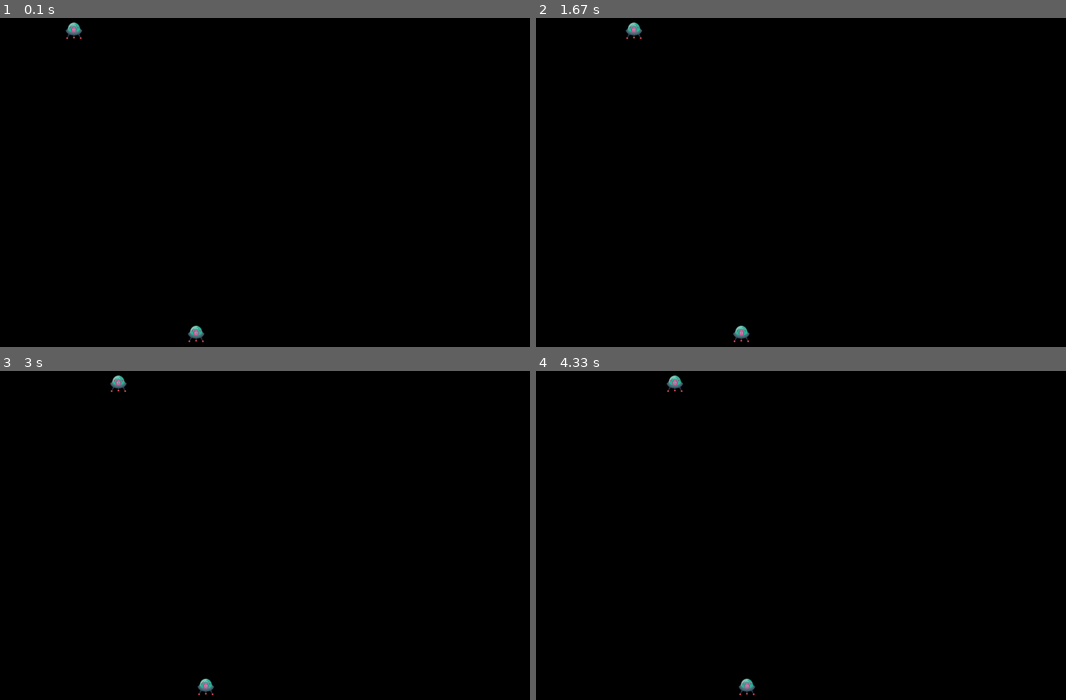
Above: before the commit, frames 1-4 (two rows, left to right).
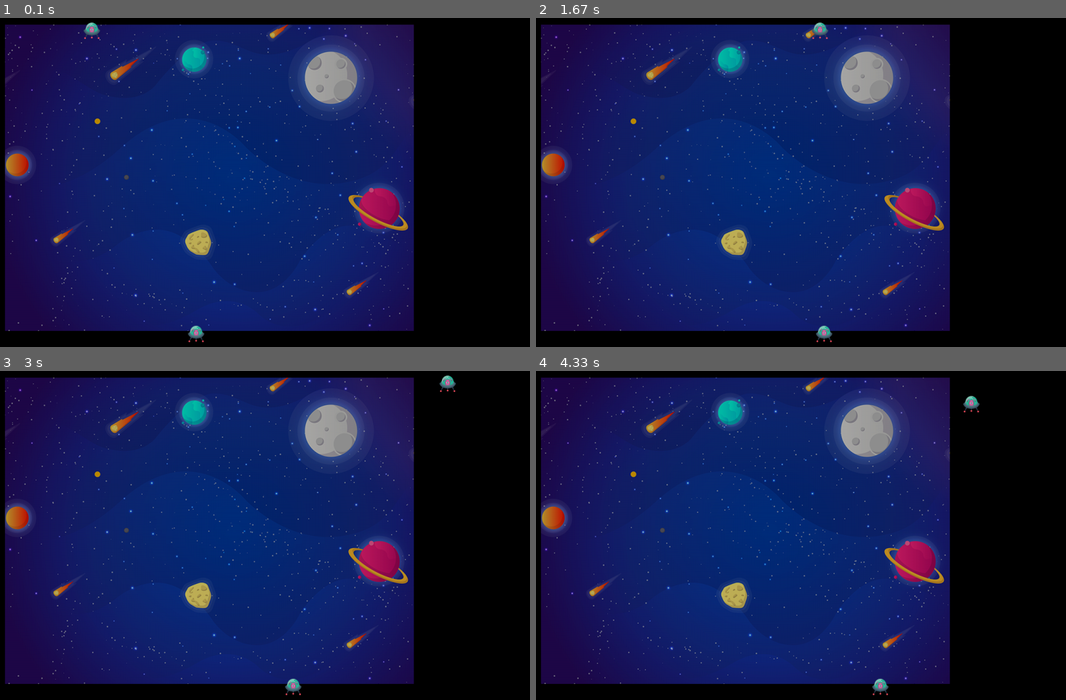
Above: after the commit, the same moments.

Repository: CobbCoding1/PygameTest
Game: pygame game, started from test.py
Same seed, same stepped clock (60 frames per second), same inputs: the game is played once before the commit and once after it.
Inputs:
- Up to frame 1 (0.1 s): no input
- Up to frame 2 (1.67 s): hold D 0.33-0.8 s; hold D 0.83-1.3 s; hold A from 1.33 s (still down)
- Up to frame 3 (3 s): release A at 1.87 s; hold A 1.9-2.3 s; hold D 2.33-2.97 s
- Up to frame 4 (4.33 s): hold A 3-3.47 s; hold D 3.5-3.97 s; hold D from 4 s (still down)

The runs differ from the first frame. In frame 1, 72% of the frame differs, in the area x 0-79%, y 1-96%; in frame 2, 72%; in frame 3, 72%; in frame 4, 72%, in the area x 0-84%, y 1-99%.

Commit message:
Added a background and starts to a bullet

Diff:
--- a/test.py
+++ b/test.py
@@ -4,6 +4,8 @@
 pygame.init()
 
 screen = pygame.display.set_mode((1280, 720))
+
+background = pygame.image.load('background.png')
 
 pygame.display.set_caption('Space Invaders')
 icon = pygame.image.load('space-ship.png')
@@ -17,8 +19,15 @@
 enemyImg = pygame.image.load('space-ship.png')
 enemyX = random.randint(0, 1248)
 enemyY = random.randint(50, 150)
-enemyX_change = 0.5
+enemyX_change = 4
 enemyY_change = 40
+
+bulletImg = pygame.image.load('space-ship.png')
+bulletX = 0
+bulletY = 650
+bulletX_change = 0
+bulletY_change = 40
+bullet_state = "ready"
 
 def player(x, y):
     screen.blit(playerImg, (x, y))
@@ -31,15 +40,17 @@
 while running:
     screen.fill((0, 0, 0))
 
+    screen.blit(background, (250, 60))
+
     for event in pygame.event.get():
         if(event.type == pygame.QUIT):
             running = False
 
         if(event.type == pygame.KEYDOWN):
             if(event.key == pygame.K_a):
-                playerX_change = -0.5
+                playerX_change = -5
             elif(event.key == pygame.K_d):
-                playerX_change = 0.5
+                playerX_change = 5
 
         if(event.type == pygame.KEYUP):
             if(event.key == pygame.K_a or event.key == pygame.K_d):
@@ -55,10 +66,10 @@
     enemyX += enemyX_change
 
     if(enemyX <= 0):
-        enemyX_change = 0.3
+        enemyX_change = 4
         enemyY += enemyY_change
     elif(enemyX >= 1248):
-        enemyX_change = -0.3
+        enemyX_change = -4
         enemyY += enemyY_change
 
     player(playerX, playerY)
Binary file added: background.png
